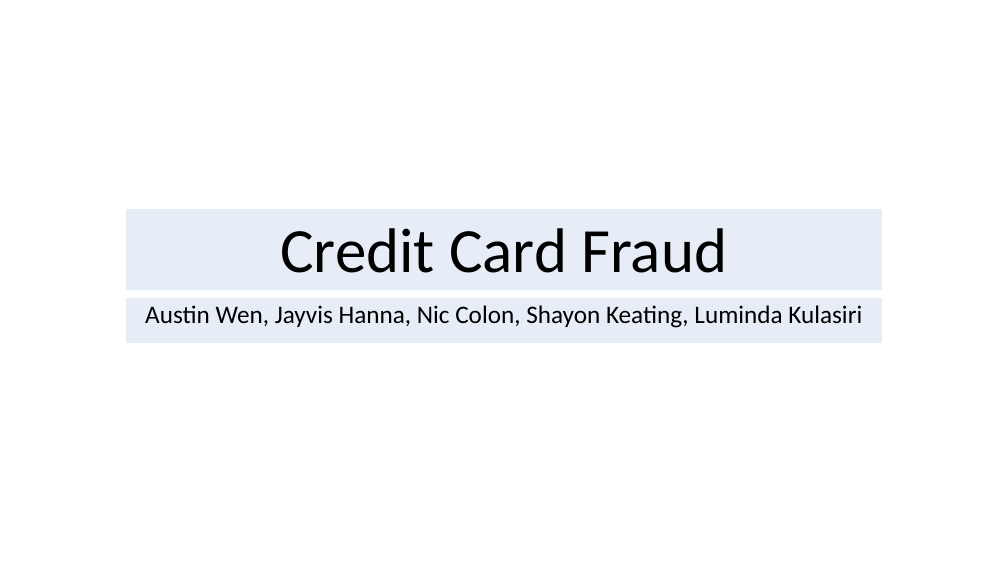
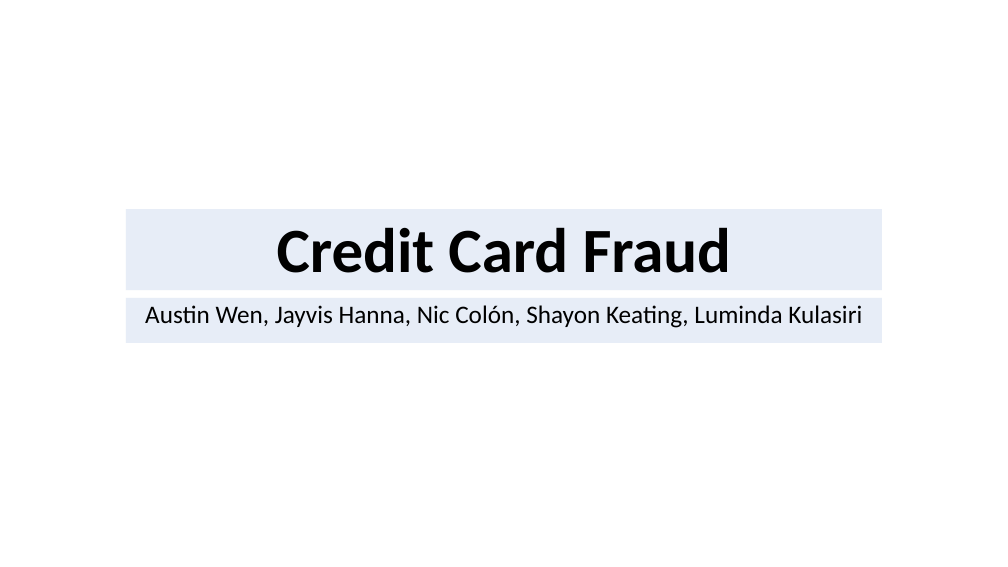
Before and after one commit to allidoiswen/GhostMode, a slide deck: slide 1 of Credit_Card_Fraud_Presentation.pptx. Drawn at 1008x567 pixels with LibreOffice and Linux fonts; fonts in the diff are those of the drawing; background and template pictures are left out. Boxes give left, top, right and bottom in pixels: in the first picture for what was removed or moved away, otherwise in the second. Text is boxed around its words. In the diff, an @@ line names an element or a change of style, - is before the commit and + after.

```diff
--- a/Credit_Card_Fraud_Presentation.pptx
+++ b/Credit_Card_Fraud_Presentation.pptx
@@ title "Credit Card Fraud" at [126, 209, 882, 290]: bold on; fill #DAE3F3 at 64% opacity to #DAE3F3 at 63% opacity @@
@@ subtitle at [145, 305, 862, 328]: text changed @@
-Austin Wen, Jayvis Hanna, Nic Colon, Shayon Keating, Luminda Kulasiri
+Austin Wen, Jayvis Hanna, Nic Colón, Shayon Keating, Luminda Kulasiri
```
Also in this commit, not shown: 4 other slides changed, 6 slides added, 10 slides removed.
